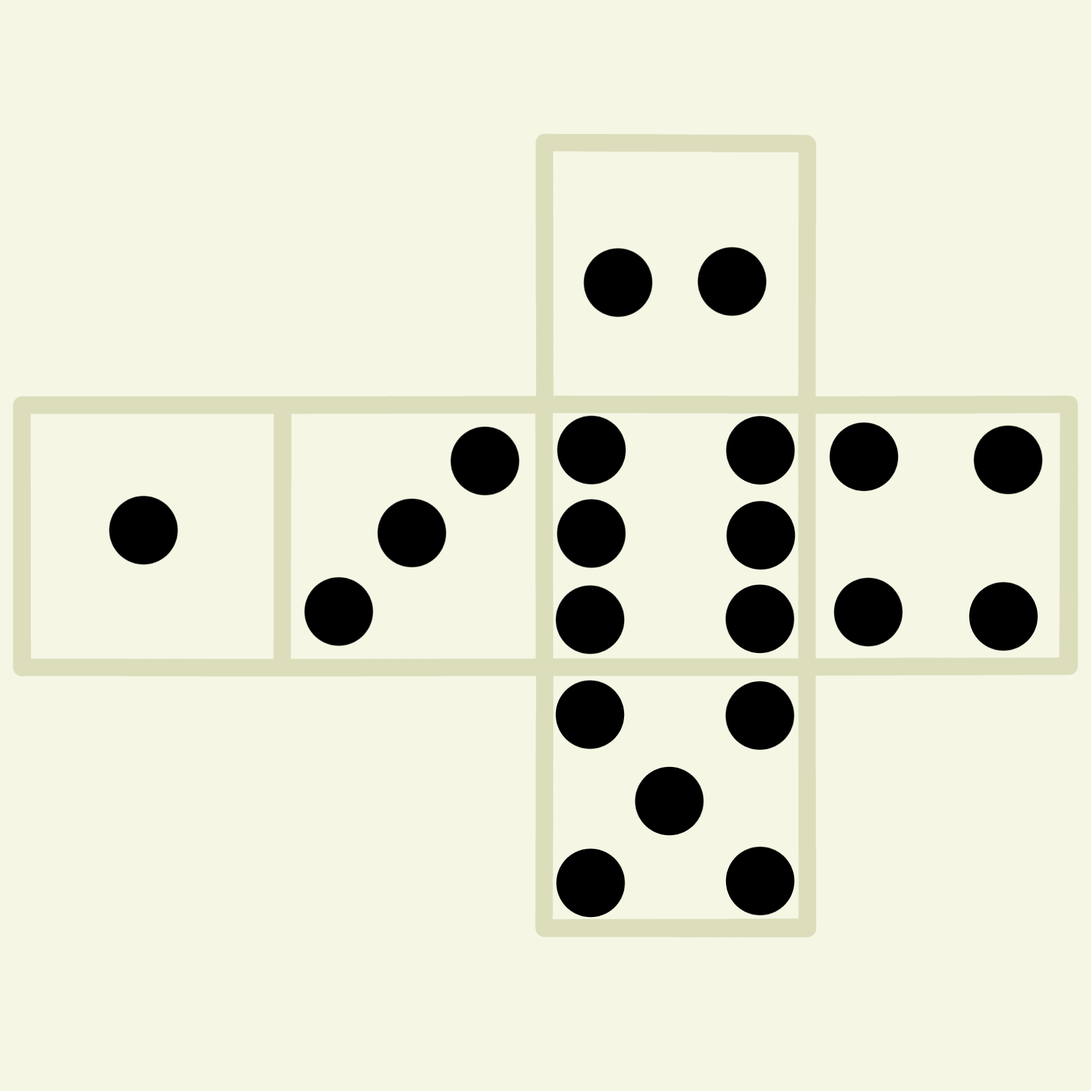
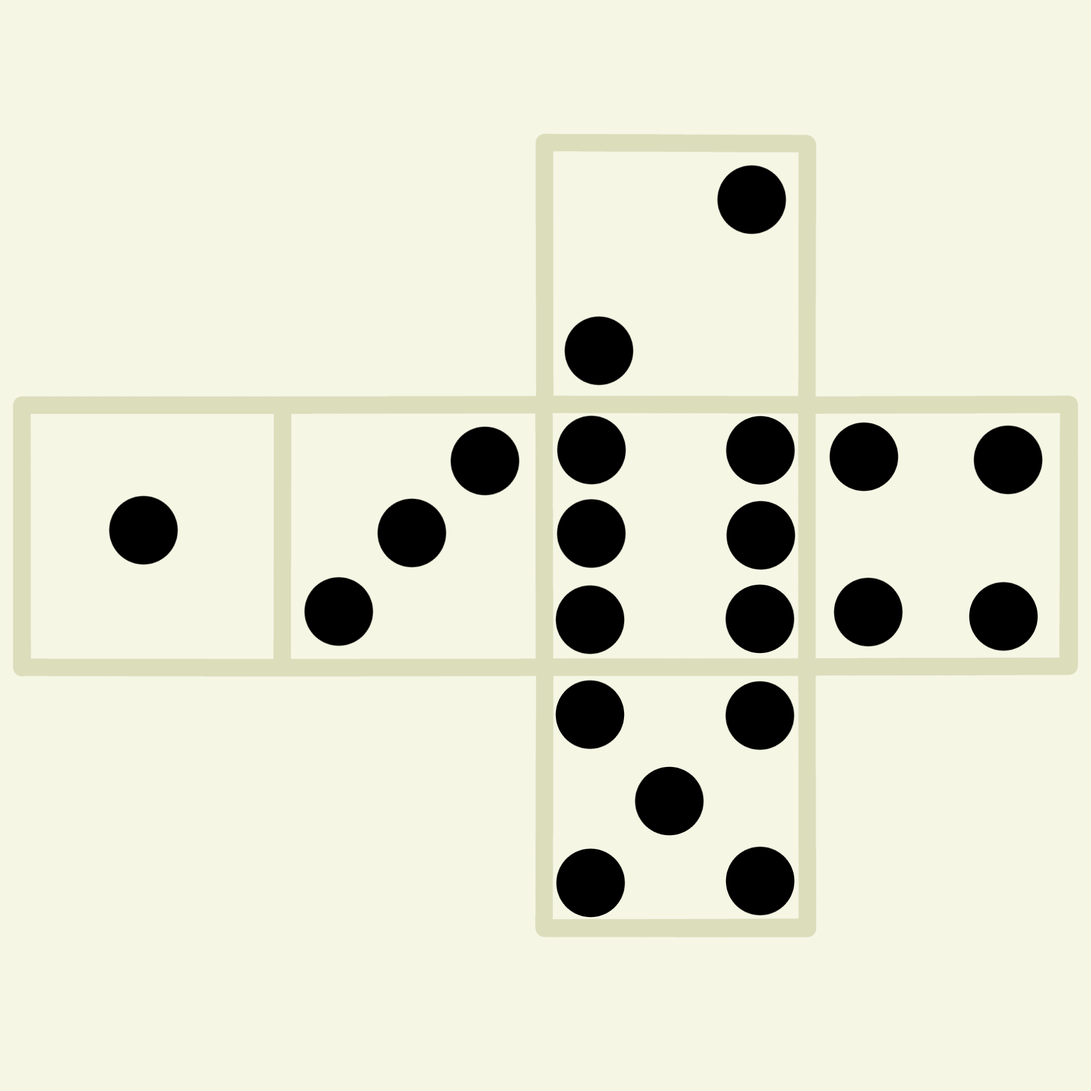
Before/after of a (1091, 1091) layered artwork. What changed in the layer stack:
added layer "Pasted Layer" above "Pasted Layer #3" over 564, 315, 635, 386
painted on "Pasted Layer #3" over 583, 164, 787, 318
